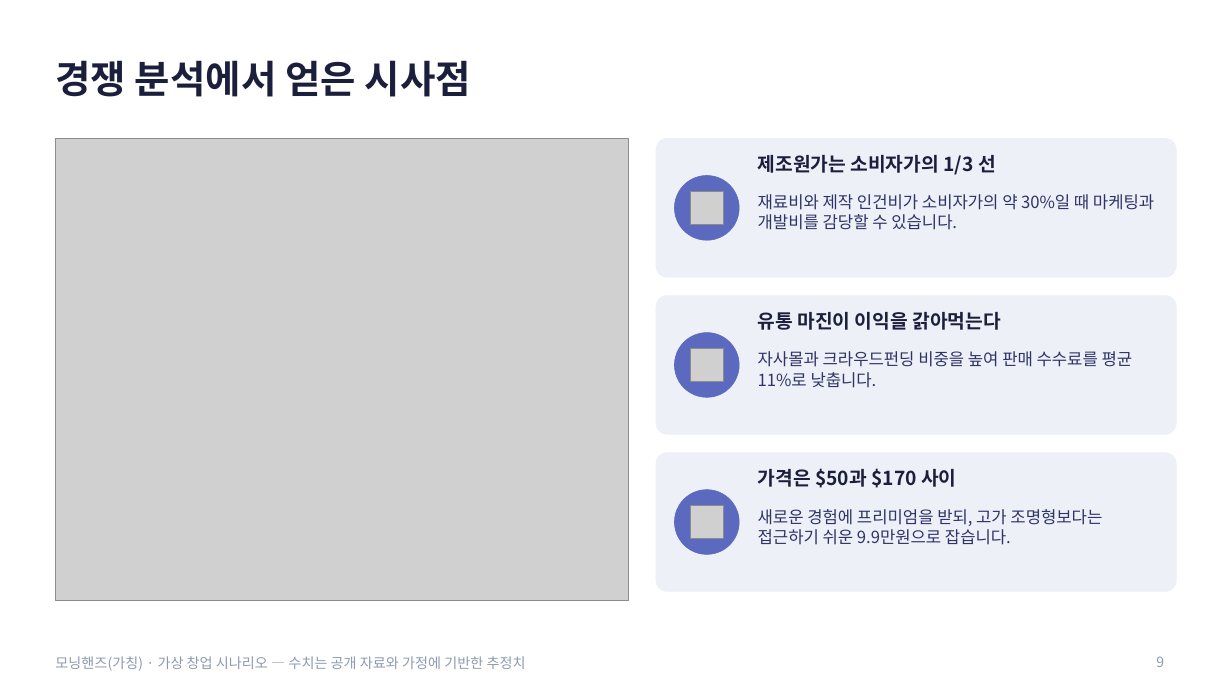
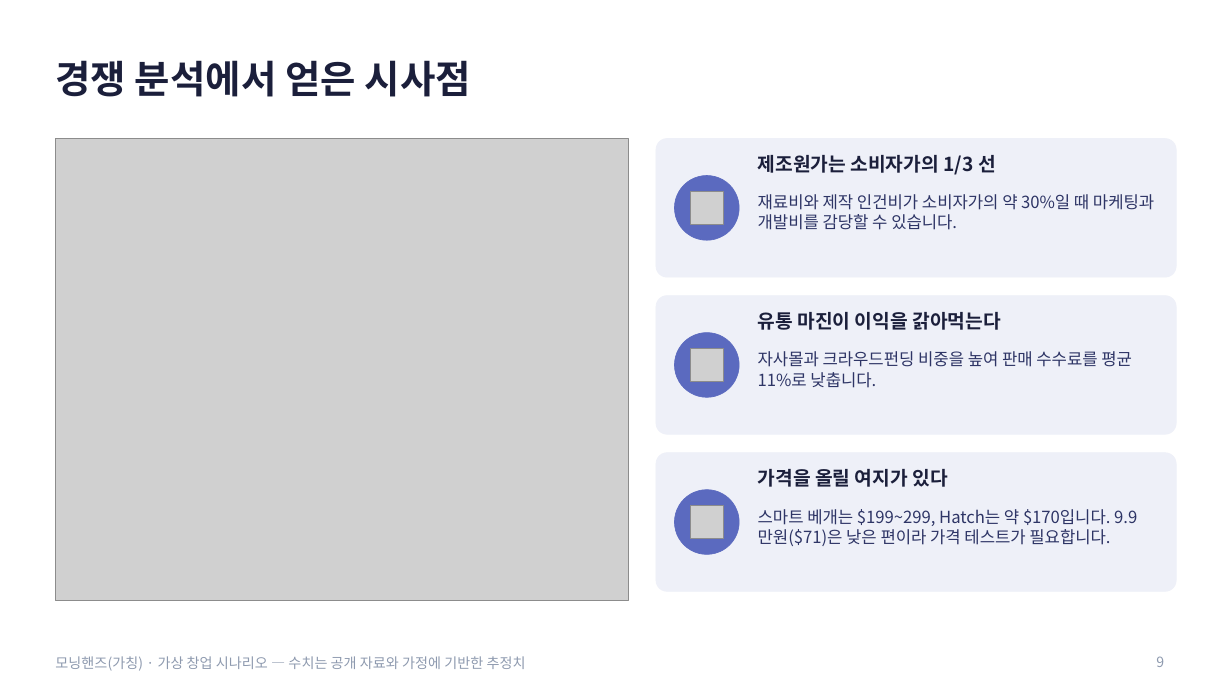
Before and after one commit to g975682-source/-, a slide deck: slide 9 of MorningHands_Business_Analysis.pptx. Drawn at 1232x693 pixels with LibreOffice and Linux fonts; fonts in the diff are those of the drawing; grey boxes stand for pictures. Boxes give left, top, right and bottom in pixels: in the first picture for what was removed or moved away, otherwise in the second. Text is boxed around its words. In the diff, an @@ line names an element or a change of style, - is before the commit and + after.

```diff
--- a/MorningHands_Business_Analysis.pptx
+++ b/MorningHands_Business_Analysis.pptx
@@ text at [758,469,947,487]: text changed @@
-가격은 $50과 $170 사이
+가격을 올릴 여지가 있다
@@ text at [758,509,1137,546]: text changed @@
-새로운 경험에 프리미엄을 받되, 고가 조명형보다는 접근하기 쉬운 9.9만원으로 잡습니다.
+스마트 베개는 $199~299, Hatch는 약 $170입니다. 9.9만원($71)은 낮은 편이라 가격 테스트가 필요합니다.
```
Also in this commit, not shown: 7 other slides changed, 3 slides added.
